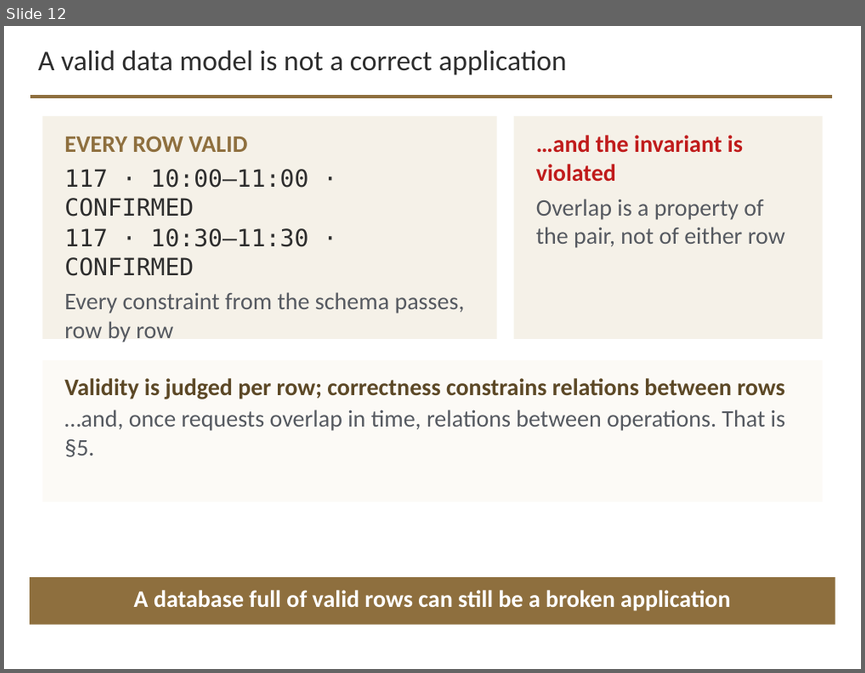
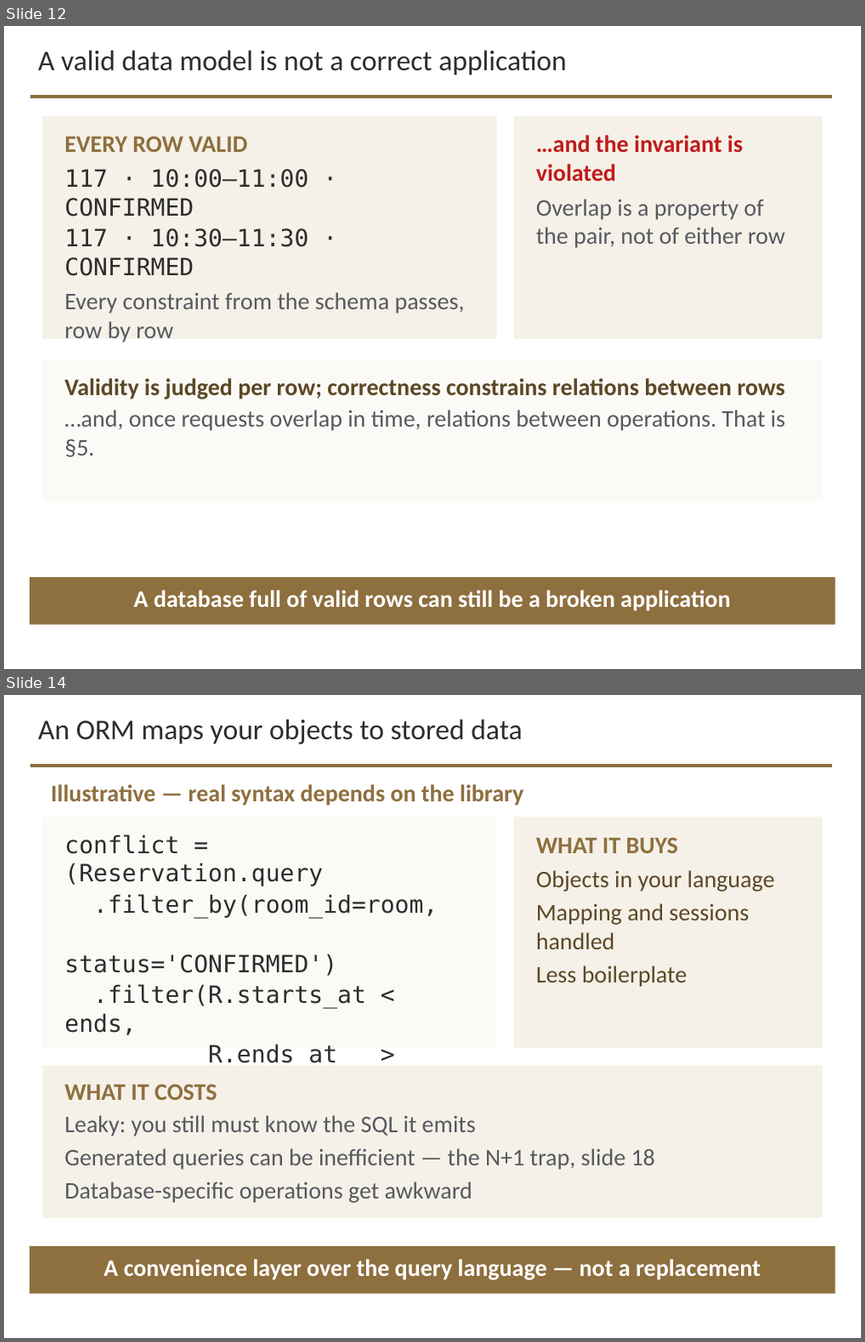
Before and after one commit to davisjam/model-based-agentic-software-engineering, a slide deck: course/lectures/act-3-software-in-the-world/02-compute-environments-and-data-management/3-2-Data-Management.pptx. Shown one above the other, each under a label of ours: slide 12 before the commit, slides 12 and 14 after it; the slides between them are not shown. The pictures are 865x673 and 865x1342 pixels, drawn with LibreOffice and Linux fonts; fonts in the diff are those of the drawing; background and template pictures are left out. Boxes give left, top, right and bottom in pixels: in the first picture for what was removed or moved away, otherwise in the second. Text is boxed around its words. In the diff, an @@ line names an element or a change of style, - is before the commit and + after.

```diff
--- a/course/lectures/act-3-software-in-the-world/02-compute-environments-and-data-management/3-2-Data-Management.pptx
+++ b/course/lectures/act-3-software-in-the-world/02-compute-environments-and-data-management/3-2-Data-Management.pptx
@@ slide 14 added at [4, 695, 861, 1338], background #FFFFFF; not listed: 1 template element that a slide beside it also shows @@
@@ text added at [38, 719, 522, 744], 24 pt, text #2D2D2D @@
+An ORM maps your objects to stored data
@@ text added at [51, 784, 523, 805], 20 pt, text #8E6F3E, bold @@
+Illustrative — real syntax depends on the library
@@ rectangle added at [42, 817, 497, 1048], fill #FCFAF6 @@
@@ rectangle added at [514, 817, 823, 1048], fill #F5F1E8 @@
@@ text added at [64, 834, 438, 1128], 20 pt, text #2D2D2D @@
+conflict = (Reservation.query
+.filter_by(room_id=room,
+status='CONFIRMED')
+.filter(R.starts_at < ends,
+R.ends_at > starts)
+.first())
@@ text added at [536, 837, 775, 987], 20 pt, text #5C4826 @@
+WHAT IT BUYS
+Objects in your language
+Mapping and sessions handled
+Less boilerplate
@@ rectangle added at [42, 1065, 823, 1218], fill #F5F1E8 @@
@@ text added at [64, 1083, 655, 1202], 20 pt, text #555960 @@
+WHAT IT COSTS
+Leaky: you still must know the SQL it emits
+Generated queries can be inefficient — the N+1 trap, slide 18
+Database-specific operations get awkward
@@ rectangle added at [30, 1246, 835, 1293], fill #8E6F3E @@
@@ text added at [103, 1259, 760, 1280], 20 pt, text #FFFFFF, bold @@
+A convenience layer over the query language — not a replacement
```
Also in this commit, not shown: 5 other slides added.
